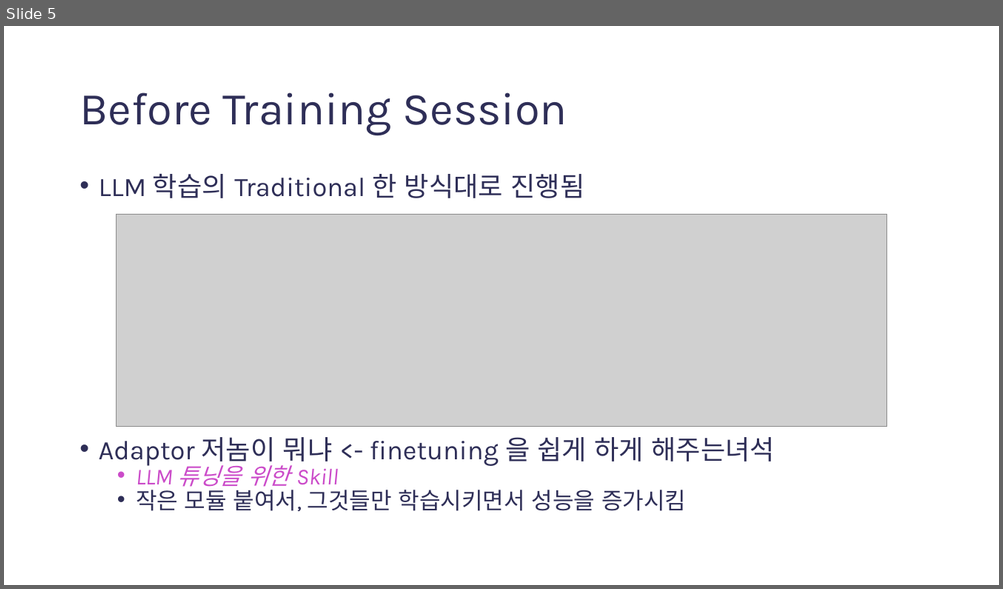
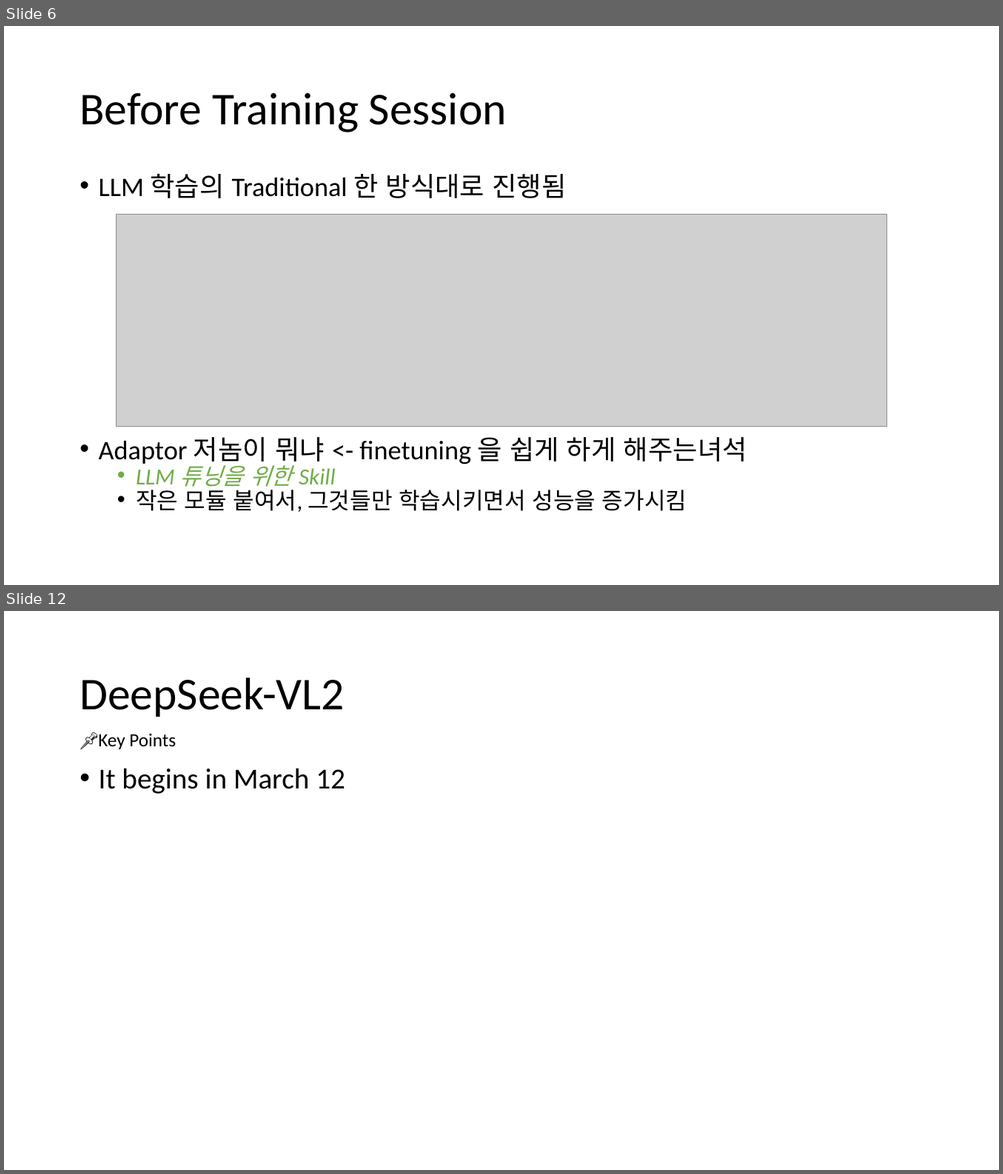
Before and after one commit to gggg8657/study, a slide deck: Studying must go on/Presentation1.pptx. Shown one above the other, each under a label of ours: slide 5 before the commit, slides 6 and 12 after it; the slides between them are not shown. The pictures are 1003x589 and 1003x1174 pixels, drawn with LibreOffice and Linux fonts; fonts in the diff are those of the drawing; grey boxes stand for pictures. Boxes give left, top, right and bottom in pixels: in the first picture for what was removed or moved away, otherwise in the second. Text is boxed around its words. In the diff, an @@ line names an element or a change of style, - is before the commit and + after.

```diff
--- a/Studying must go on/Presentation1.pptx
+++ b/Studying must go on/Presentation1.pptx
@@ slide 12 added at (4, 611, 999, 1170), background #FFFFFF @@
@@ title added at (79, 678, 344, 717), 44 pt, text #000000 @@
+DeepSeek-VL2
@@ text added at (98, 733, 176, 749), 18 pt, text #000000 @@
+📌Key Points
@@ text added at (99, 768, 345, 794), 28 pt, text #000000 @@
+• It begins in March 12
@@ what was slide 5 is now slide 6 @@
@@ slide 6 changed as well @@
@@ title "Before Training Session" at (79, 93, 506, 133): font Karla to Calibri, text colour #2E2E57 to #000000 @@
@@ text "LLM 학습의 Traditional 한 방식대로 ..." at (99, 174, 747, 512): font Karla to Calibri; text colour #2E2E57 to #000000 in "LLM 학습의 Traditional 한 방식대로 진행됨", "Adaptor 저놈이 뭐냐 <- finetuning 을 쉽게 ...", "작은 모듈 붙여서, 그것들만 학습시키면서 성능을 증가시킴"; text colour #CB4BC9 to #70AD47 in "LLM 튜닝을 위한 Skill" @@
```
Also in this commit, not shown: 4 other slides changed, 12 other slides added, 2 slides removed, 1 other file.
